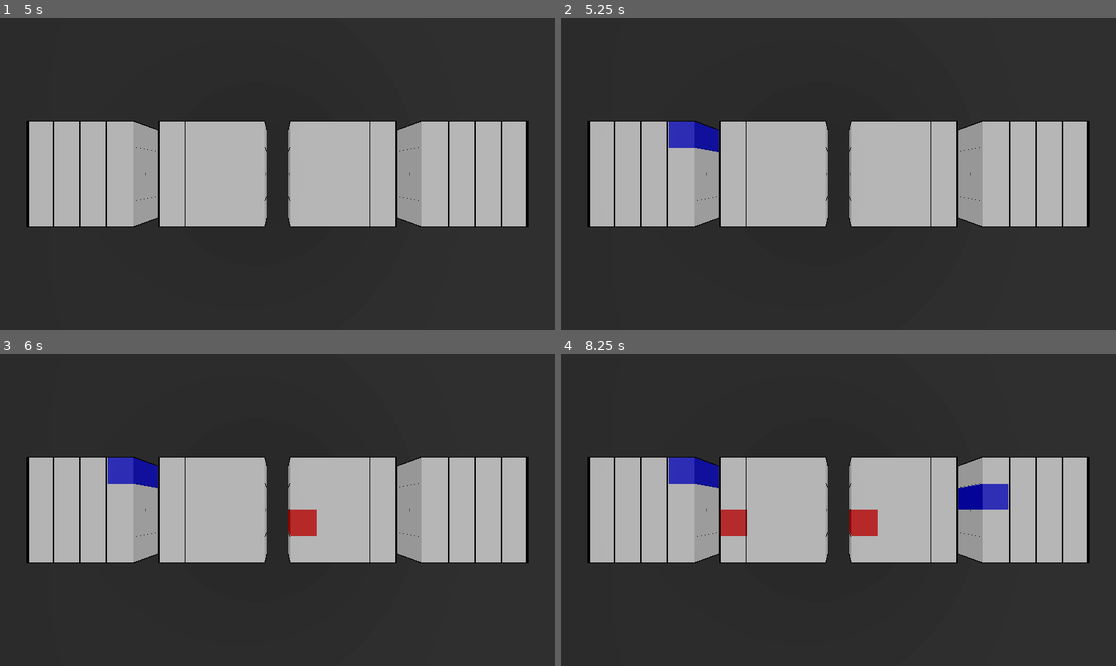
Above: before the commit, frames 1-4 (two rows, left to right).
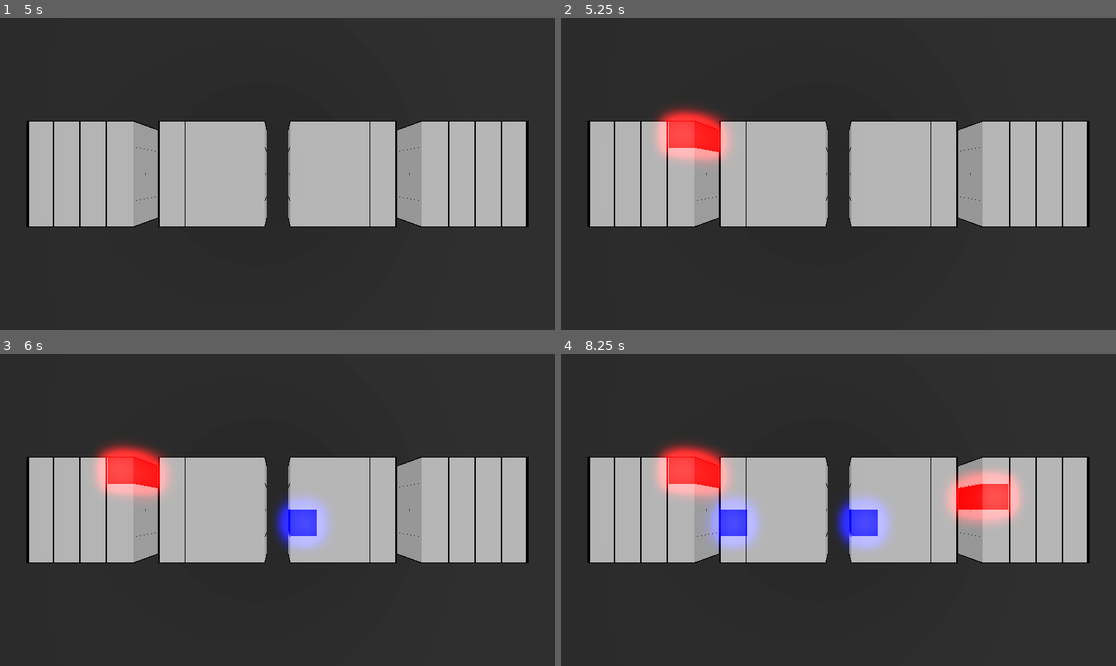
Above: after the commit, the same moments.

Repository: WingusInbound/3D-Tic-Tac-Toe
Game: Godot game, scene res://Scenes/main.tscn
The game is run twice, just before and just after one commit, with the same random seed, the same clock (stepped at 60 frames per second) and the same inputs.
Inputs (mouse positions are in pixels of both pictures, inside the frame that each line leads up to):
- Up to frame 1 (5 s): click "Start" at 0.5 s; move the mouse to (399, 158) at 1.27 s; press the mouse at (399, 158) at 1.28 s; move the mouse to (166, 189) at 2.02 s; release the mouse at (166, 189) at 2.03 s; click (166, 189) at 2.1 s; move the mouse to (333, 105) at 2.77 s; press the mouse at (333, 105) at 2.78 s; move the mouse to (249, 236) at 3.52 s; release the mouse at (249, 236) at 3.53 s; click (249, 236) at 3.6 s; move the mouse to (444, 220) at 4.27 s; press the mouse at (444, 220) at 4.28 s
- Up to frame 2 (5.25 s): tap Enter at 5 s; move the mouse to (672, 127) at 5.02 s; release the mouse at (672, 127) at 5.03 s; click (672, 127) at 5.1 s
- Up to frame 3 (6 s): tap Space at 5.75 s; move the mouse to (305, 510) at 5.77 s; press the mouse at (305, 510) at 5.78 s
- Up to frame 4 (8.25 s): tap Enter at 6.5, 8 s; move the mouse to (755, 432) at 6.52 s; release the mouse at (755, 432) at 6.53 s; click (755, 432) at 6.6 s; tap Space at 7.25 s; move the mouse to (960, 494) at 7.27 s; press the mouse at (960, 494) at 7.28 s; move the mouse to (727, 525) at 8.02 s; release the mouse at (727, 525) at 8.03 s; click (727, 525) at 8.1 s

Frame 1 is identical in both runs. In frame 2, 2.2% of the frame differs, in the area x 16-31%, y 28-47%; in frame 3, 3.7%; in frame 4, 7.2%, in the area x 16-84%, y 28-63%.

Commit message:
implemented color picker

Diff:
--- a/Scenes/main.tscn
+++ b/Scenes/main.tscn
@@ -136,8 +136,6 @@
 
 [node name="Main" type="Node3D"]
 script = ExtResource("1_nxcne")
-player_color = Color(1, 0, 0, 1)
-ai_color = Color(0, 0, 1, 1)
 
 [node name="UI_Canvas" parent="." instance=ExtResource("2_v4d1a")]
 
--- a/Scripts/global_vars.gd
+++ b/Scripts/global_vars.gd
@@ -4,3 +4,5 @@
 enum GameState {START, PLAY, ENDING, DONE}
 
 var cube_size: int = 4
+var player_one_color: Color = Color(255,0,0)
+var player_two_color: Color = Color(0,0,255)
--- a/Scripts/main.gd
+++ b/Scripts/main.gd
@@ -1,7 +1,7 @@
 extends Node3D
 
-@export var player_color: Color
-@export var ai_color: Color
+#@export var player_color: Color
+#@export var ai_color: Color
 
 # Public
 var game_state: int = GlobalVars.GameState.START
@@ -14,6 +14,7 @@
 var winner
 var cube_size: int
 var half_size: int
+
 
 # On Ready
 @onready var layer_one = $LayerOne
@@ -33,10 +34,10 @@
 func _ready() -> void:
 	var _connections = Messenger.SELECTED.connect(_on_tile_selected)
 	var player_one: Player = Player.new()
-	player_one.color = preload("res://Assets/player_one_square.tres")
+	player_one.mesh = preload("res://Assets/player_one_square.tres")
 	player_one.value = 1
 	var player_two: Player = Player.new()
-	player_two.color = preload("res://Assets/player_two_square.tres")
+	player_two.mesh = preload("res://Assets/player_two_square.tres")
 	player_two.value = -1
 	players = [player_one, player_two]
 	set_spotlight()
@@ -59,6 +60,9 @@
 	camera_anim_player.play("play_game")
 	cube_size = GlobalVars.cube_size
 	half_size = GlobalVars.cube_size/2
+	StandardMaterial3D
+	players[0].color = GlobalVars.player_one_color
+	players[1].color = GlobalVars.player_two_color
 	set_cube()
 	set_camera()
 
@@ -210,5 +214,6 @@
 
 
 class Player:
-	var color: StandardMaterial3D
+	var mesh: StandardMaterial3D
+	var color: Color
 	var value: int
--- a/Scripts/square.gd
+++ b/Scripts/square.gd
@@ -27,7 +27,8 @@
 	if selected:
 		return
 	if main.game_state == GlobalVars.GameState.PLAY:
-		mesh.material_override = main.current_player.color
+		mesh.material_override = main.current_player.mesh
+		mesh.material_override.albedo_color = main.current_player.color
 
 
 func _on_area_3d_mouse_exited() -> void:
@@ -42,7 +43,8 @@
 		if selected:
 			return
 		if main.game_state == GlobalVars.GameState.PLAY:
-			mesh.material_override = main.current_player.color
+			mesh.material_override = main.current_player.mesh
+			mesh.material_override.albedo_color = main.current_player.color
 			value = main.current_player.value
 			Messenger.SELECTED.emit(self)
 			selected = true
--- a/Scripts/ui.gd
+++ b/Scripts/ui.gd
@@ -9,6 +9,8 @@
 @onready var main = get_parent()
 @onready var start_menu: VBoxContainer = $UI/StartMenu
 @onready var options_menu: VBoxContainer = $UI/OptionsMenu
+@onready var player_one: ColorPickerButton = $UI/OptionsMenu/Player1Color/ColorPickerButton
+@onready var player_two: ColorPickerButton = $UI/OptionsMenu/Player2Color/ColorPickerButton
 @onready var pause_menu: VBoxContainer = $UI/PauseMenu
 @onready var end_menu: VBoxContainer = $UI/EndMenu
 
@@ -18,6 +20,8 @@
 	options_menu.visible = false
 	pause_menu.visible = false
 	end_menu.visible = false
+	player_one.color = GlobalVars.player_one_color
+	player_two.color = GlobalVars.player_two_color
 
 func toggle_pause() -> void:
 	if not paused:
@@ -57,5 +61,7 @@
 
 
 func _on_options_resume_button_pressed() -> void:
+	GlobalVars.player_one_color = player_one.color
+	GlobalVars.player_two_color = player_two.color
 	start_menu.visible = true
 	options_menu.visible = false
